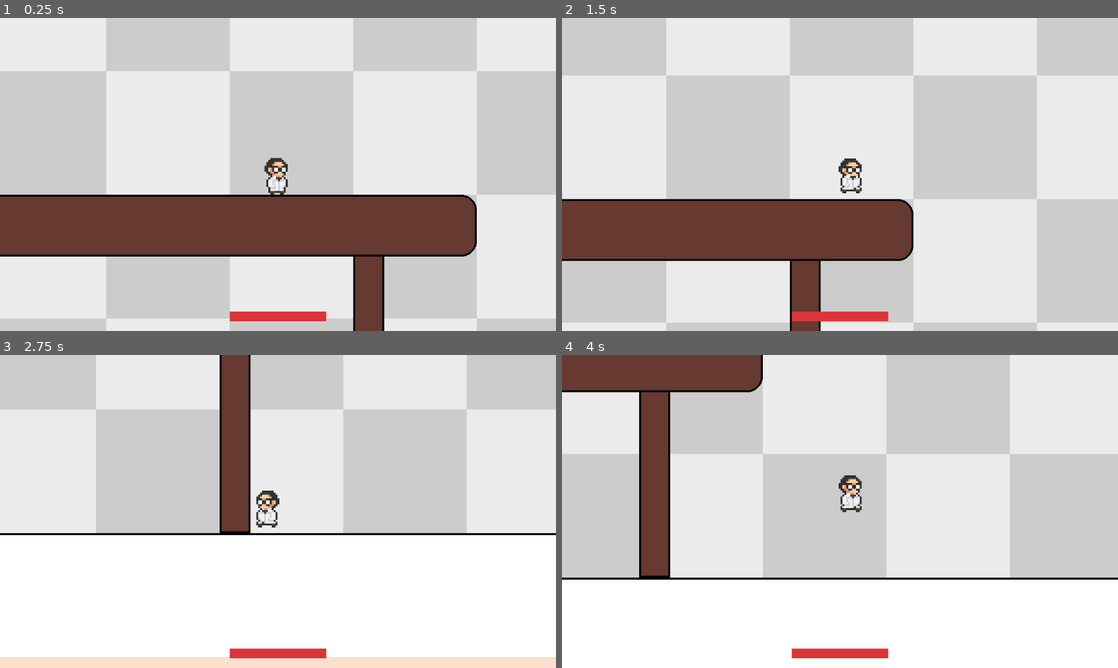
Above: before the commit, frames 1-4 (two rows, left to right).
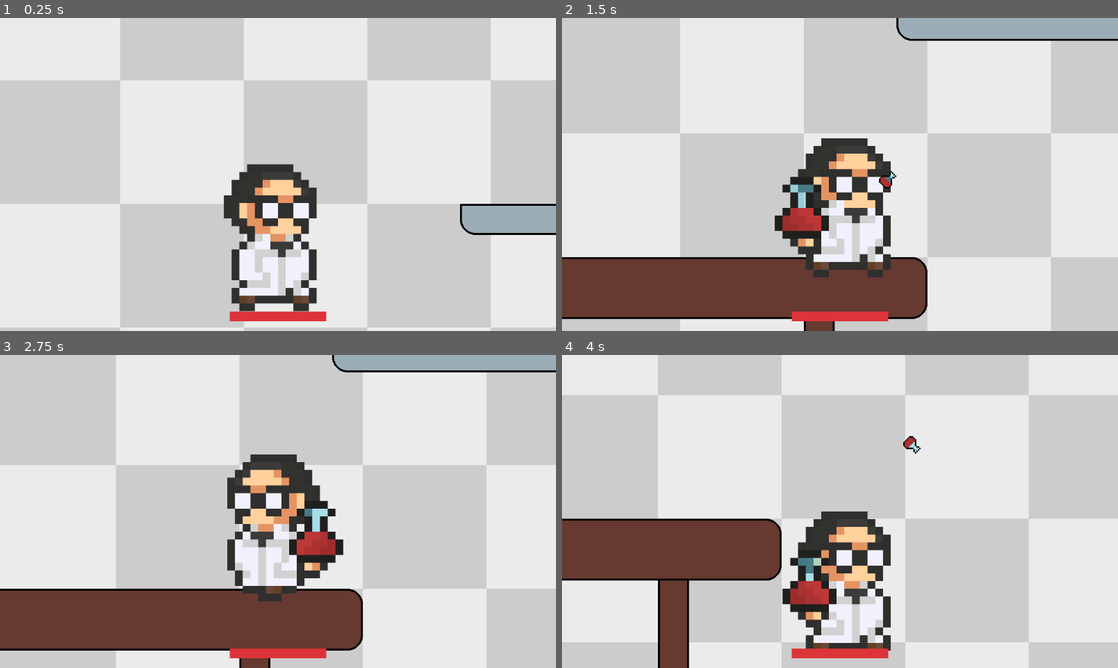
Above: after the commit, the same moments.

Repository: conor-wilson/dr-shrink
Game: Godot game, scene res://scenes/main.tscn
Same seed, same stepped clock (60 frames per second), same inputs: the game is played once before the commit and once after it. Sound files missing from this copy of the repository are replaced by a short silence.
Inputs:
- Up to frame 1 (0.25 s): no input
- Up to frame 2 (1.5 s): hold Right (Right) from 0.53 s (still down); tap Down (Shrink) at 0.6 s; tap W (Jump) at 0.77 s; tap Space (Shoot) at 1.35 s
- Up to frame 3 (2.75 s): tap W (Jump) at 1.52 s; tap Down (Shrink) at 1.55, 2.1 s; release Right (Right) at 2.03 s; hold Left (Left) from 2.03 s (still down)
- Up to frame 4 (4 s): release Left (Left) at 2.78 s; hold Right (Right) from 2.78 s (still down); tap Down (Shrink) at 2.85, 3.8 s; tap W (Jump) at 3.02, 3.77 s; tap Space (Shoot) at 3.6 s

The runs differ from the first frame. In frame 1, 34% of the frame differs, in the area x 0-100%, y 0-100%; in frame 2, 58%; in frame 3, 56%; in frame 4, 59%.

Commit message:
Added basics of shrinking mechanics

Diff:
--- a/shrinker/shrinker/scenes/entities/player.gd
+++ b/shrinker/shrinker/scenes/entities/player.gd
@@ -12,9 +12,13 @@
 
 var has_gun : bool = false
 var health  : int  = 100
+var current_size : int = 4
 
 # TODO: Review how this is handled (probably after the game jam)
 var can_shrink:bool = false
+
+func _ready():
+	set_sprite_size()
 
 func _process(delta: float) -> void:
 	apply_gravity(delta)
@@ -133,4 +137,10 @@
 	$Timers/InvincibilityCooldown.start()
 
 func shrink():
-	shrink_me.emit()
+	current_size -= 1
+	set_sprite_size()
+	#shrink_me.emit()
+
+func set_sprite_size():
+	$AnimatedSprite2D.scale = Vector2(1,1)* pow(2, current_size)
+	$CollisionShape2D.scale = Vector2(1,1)* pow(2, current_size)
--- a/shrinker/shrinker/scenes/entities/player.tscn
+++ b/shrinker/shrinker/scenes/entities/player.tscn
@@ -151,8 +151,8 @@
 }]
 
 [sub_resource type="CapsuleShape2D" id="CapsuleShape2D_0qok2"]
-radius = 20.0
-height = 80.0
+radius = 5.0
+height = 20.0
 
 [node name="Player" type="CharacterBody2D" groups=["Player"]]
 collision_layer = 2
@@ -161,8 +161,7 @@
 
 [node name="AnimatedSprite2D" type="AnimatedSprite2D" parent="."]
 material = SubResource("ShaderMaterial_4p1pi")
-position = Vector2(0, -24)
-scale = Vector2(4, 4)
+position = Vector2(0, -6)
 sprite_frames = SubResource("SpriteFrames_rolv3")
 animation = &"idle"
 autoplay = "walk"
--- a/shrinker/shrinker/scenes/levels/level.tscn
+++ b/shrinker/shrinker/scenes/levels/level.tscn
@@ -368,9 +368,10 @@
 
 [node name="PotionMachine" parent="." instance=ExtResource("7_i7cbh")]
 position = Vector2(466, 1471)
+has_red = true
 
 [node name="Player" parent="." instance=ExtResource("2_0ahq2")]
-position = Vector2(1124, 1480)
+position = Vector2(1095, 898)
 jump_speed = 950.0
 gravity_multiplier = 3.5
 glide_effect = 0.25
@@ -383,14 +384,14 @@
 marker2 = NodePath("../../BeePathPoints/Marker2D2")
 
 [node name="Worm" parent="Enemies" instance=ExtResource("5_uebae")]
-position = Vector2(815, 505)
+position = Vector2(1888, 1016)
 
 [node name="Bullets" type="Node2D" parent="."]
 
 [node name="Items" type="Node2D" parent="."]
 
 [node name="Gun" parent="Items" instance=ExtResource("5_oude2")]
-position = Vector2(2484, 345)
+position = Vector2(1274, 1494)
 float_amplitude = 20.0
 
 [node name="BeePathPoints" type="Node2D" parent="."]
